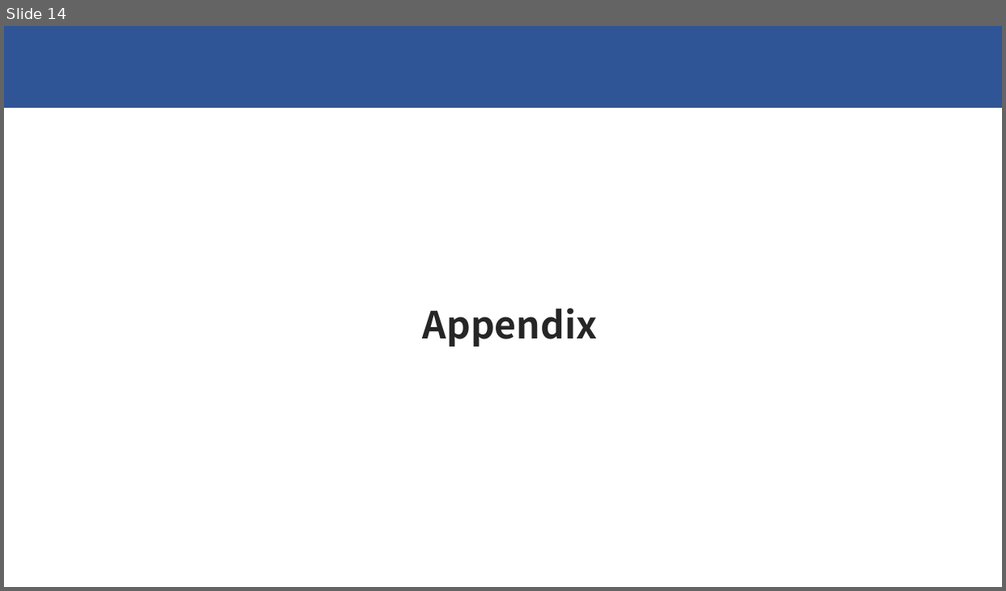
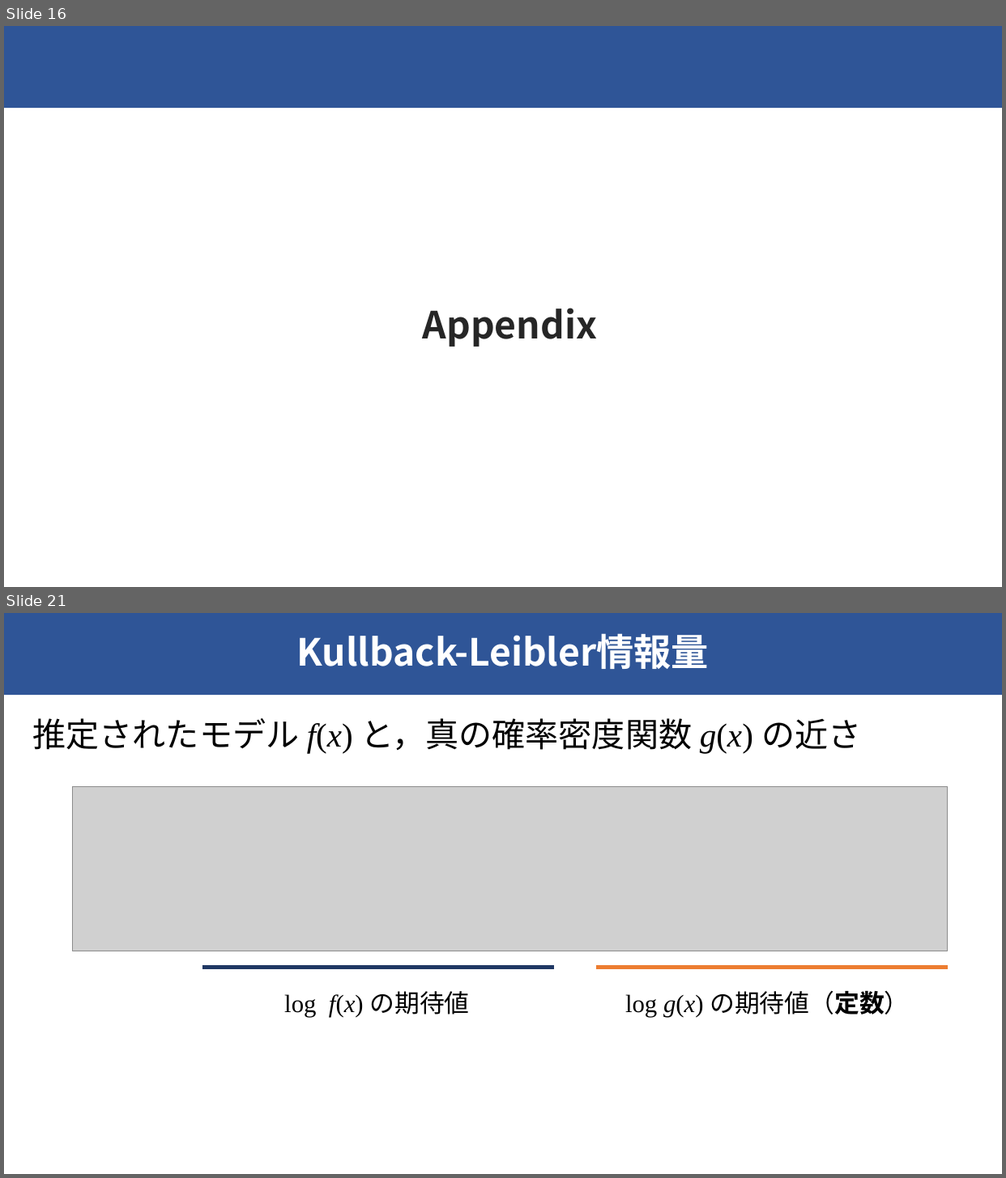
Before and after one commit to raryosu/graduation-research, a slide deck: docs/interim-presen/interim_hagihara.pptx. Shown one above the other, each under a label of ours: slide 14 before the commit, slides 16 and 21 after it; the slides between them are not shown. The pictures are 1006x591 and 1006x1178 pixels, drawn with LibreOffice and Linux fonts; fonts in the diff are those of the drawing; grey boxes stand for pictures. Boxes give left, top, right and bottom in pixels: in the first picture for what was removed or moved away, otherwise in the second. Text is boxed around its words. In the diff, an @@ line names an element or a change of style, - is before the commit and + after.

```diff
--- a/docs/interim-presen/interim_hagihara.pptx
+++ b/docs/interim-presen/interim_hagihara.pptx
@@ slide 21 added at <box>4,613,1002,1174</box>, background #FFFFFF; not listed: 1 template element that a slide beside it also shows @@
@@ title added at <box>297,633,709,669</box>, 36 pt, text #FFFFFF, bold @@
+Kullback-Leibler情報量
@@ text added at <box>33,718,861,753</box>, 32 pt, text #000000 @@
+推定されたモデル f(x) と，真の確率密度関数 g(x) の近さ
@@ picture added at <box>73,786,948,952</box> @@
@@ line added from (202, 967) to (553, 967), #203864 4.5 pt @@
@@ line added from (596, 967) to (948, 967), #ED7D31 4.5 pt @@
@@ text added at <box>284,991,469,1017</box>, 24 pt, text #000000 @@
+log f(x) の期待値
@@ text added at <box>625,990,909,1017</box>, 24 pt, text #000000 @@
+log g(x) の期待値（定数）
@@ what was slide 14 is now slide 16 @@
```
Also in this commit, not shown: 5 slides changed, 4 other slides added.
